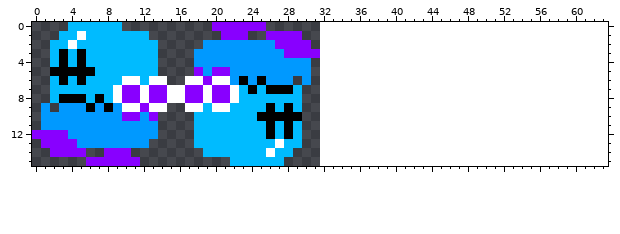
Two states of a pixel-art sprite, resources/enemyRobot/robotMuerte.png. Above, as it was before the edit.
The file is 32x16 pixels. The old version is drawn lined up with the new one, on the new canvas.
After the commit:
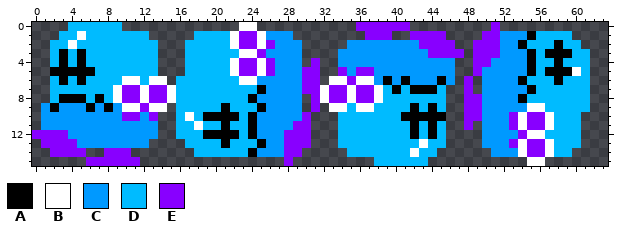
Palette (. is transparent): A #000000  B #ffffff  C #0099ff  D #00bbff  E #8800ff
Log entry: Fisicas del robot
What changed:
canvas 32x16 -> 64x16
y 0: x 20..25 EEEEEE -> ...BB.; x 36..41 ...... -> EEEEEE; x 51 . -> E
y 1: x 18..22 ...EE -> DDDDB; x 24..29 ..EEEE -> EBCCC.; x 37..39 ... -> EEE; x 42..45 .... -> EEEE; x 50..59 .......... -> EECCCADDDD
y 2: x 17..30 ..CCCCCCCCEEEE -> DDDDDBEEBECCC.; x 35..46 ............ -> CCCCCCCCEEEE; x 49..60 ............ -> EEECCADDDADD
y 3: x 17..25 .CCCCCCCC -> DDDDDDBBE; x 28..31 EEEE -> CC..; x 34..47 .............. -> CCCCCCCCCCEEEE; x 49..61 ............. -> EEECCCADAAADD
y 4: x 17..26 .CCCCCCCCC -> DDDDDBEEBE; x 30..31 C. -> .E; x 34..46 ............. -> CCCCCCCCCCCCC; x 49..61 ............. -> EECCCCADDADDD
y 5: x 17..26 .ECEECCCCC -> DDDDDBEEBE; x 30..31 C. -> EE; x 34..46 ............. -> ECEECCCCCCCCC; x 49..61 ............. -> ECCCCCADAAABD
y 6: x 16..25 .BBEBBCACA -> DDDDDDDBBC; x 29..31 .C. -> CEE; x 33..46 .............. -> BBEBBCACACCCAC; x 48 . -> E; x 50..61 ............ -> CCCCADDDADDD
y 7: x 16..22 BEEBEEB -> DDDDDDD; x 24..45 ADAAAD................ -> DACCCCEEBEEBEEBDADAAAD; x 48 . -> E; x 50..61 ............ -> CCCCCADDDDDD
y 8: x 16..22 BEEBEEB -> DDDDDDD; x 24..29 DDDDDD -> ACCCCC; x 31..45 ............... -> EBEEBEEBDDDDDDD; x 48..61 .............. -> EECCCCADDDDDDD
y 9: x 2 . -> A; x 16..18 .BB -> DDD; x 20..21 BB -> DA; x 25..29 DADAD -> ACCCC; x 31 . -> E; x 33..45 ............. -> BBDBBDDDDADAD; x 48..61 .............. -> EECCCCCBBDDDDD
y 10: x 16..17 .. -> DB; x 19..22 DDDD -> AAAA; x 24..30 DAAAAA. -> ACCCCCE; x 34..45 ............ -> DDDDDDDAAAAA; x 48..60 ............. -> EECCCEBEEBDDD
y 11: x 16..18 ..D -> DDB; x 21 D -> A; x 24..30 DDADAD. -> ACCCCEE; x 34..45 ............ -> DDDDDDDDADAD; x 48 . -> E; x 50..60 ........... -> CCCEBEEBDDD
y 12: x 16..17 .. -> DD; x 19..22 DDDD -> AAAA; x 24..30 DDADAD. -> ACCCEEE; x 34..45 ............ -> DDDDDDDDADAD; x 50..60 ........... -> CCCCEBBDDDD
y 13: x 17 . -> D; x 21 D -> A; x 25..30 DDBDD. -> ACCEEE; x 34..45 ............ -> DDDDDDDDDBDD; x 50..60 ........... -> CCCEBEEBDDD
y 14: x 18 . -> D; x 24..29 DDBDD. -> ACCCEE; x 35..44 .......... -> DDDDDDDBDD; x 51..59 ......... -> CCCBEEBDD
y 15: x 22..28 DDDDDD. -> ......E; x 38..43 ...... -> DDDDDD; x 55..56 .. -> BB
Pixel boxes of the changes (left, top, right, bottom) in both pictures:
changed: (176, 22, 590, 166)
added: (50, 103, 59, 112)
